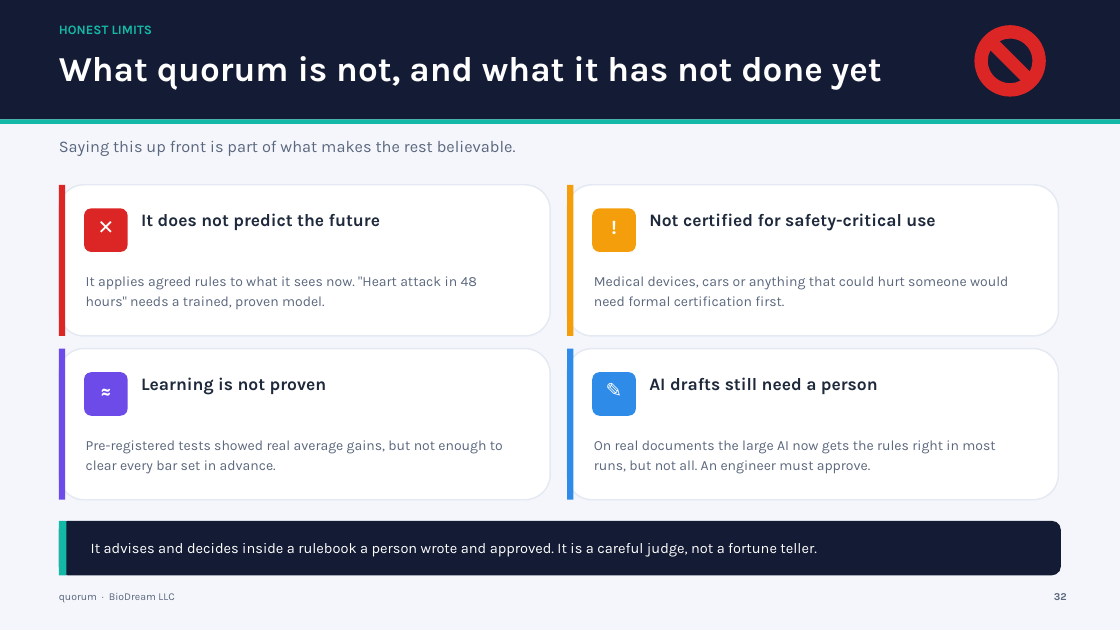
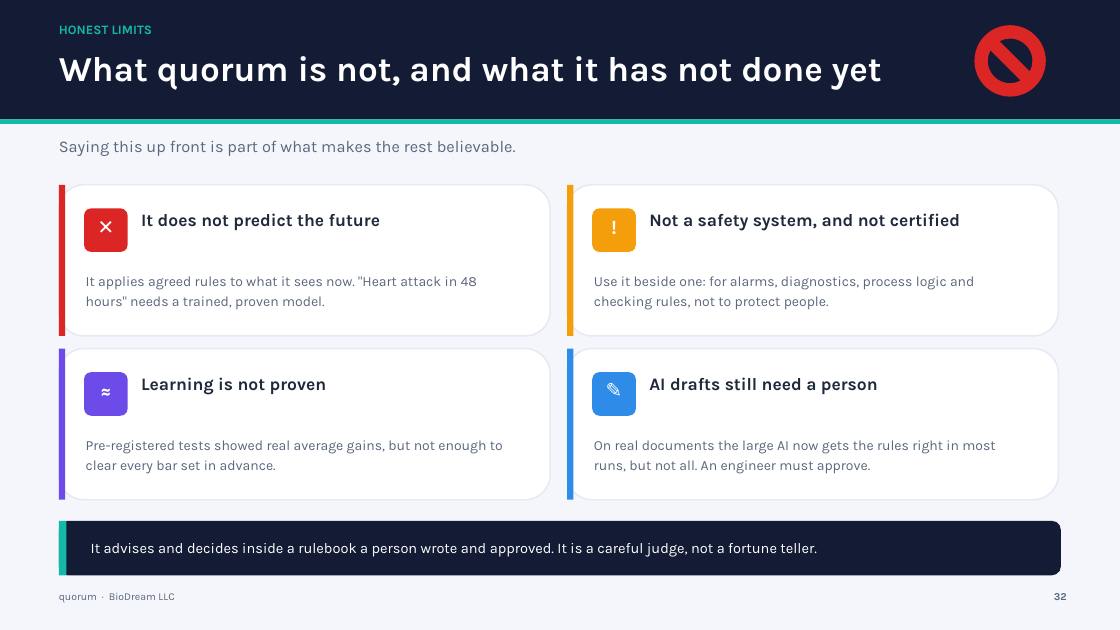
Before and after one commit to BioDream-LLC/quorum, a slide deck: slide 32 of docs/quorum.pptx. Drawn at 1120x630 pixels with LibreOffice and Linux fonts; fonts in the diff are those of the drawing. Boxes give left, top, right and bottom in pixels: in the first picture for what was removed or moved away, otherwise in the second. Text is boxed around its words. In the diff, an @@ line names an element or a change of style, - is before the commit and + after.

Commit message:
Say what quorum is for: beside the safety system, not instead of it
The README has a new section, "What quorum is for". It lists the uses that do not need certification (alarms and
diagnostics, permissives and process logic beside a PLC, checking existing interlock logic, commissioning, a second
opinion on an AI or optimiser, small machines and teaching) and what it is not for (safety instrumented functions,
machine safety functions, the only protection between a hazard and a person, direct 24 V wiring). The limits slide in
docs/quorum.pdf says the same in short.

```diff
--- a/docs/quorum.pptx
+++ b/docs/quorum.pptx
@@ text at (x1=649, y1=213, x2=960, y2=231): text changed @@
-Not certified for safety-critical use
+Not a safety system, and not certified
@@ text at (x1=594, y1=276, x2=974, y2=310): text changed @@
-Medical devices, cars or anything that could hurt someone would need formal certification first.
+Use it beside one: for alarms, diagnostics, process logic and checking rules, not to protect people.
```
Also in this commit, not shown: 2 other files.
